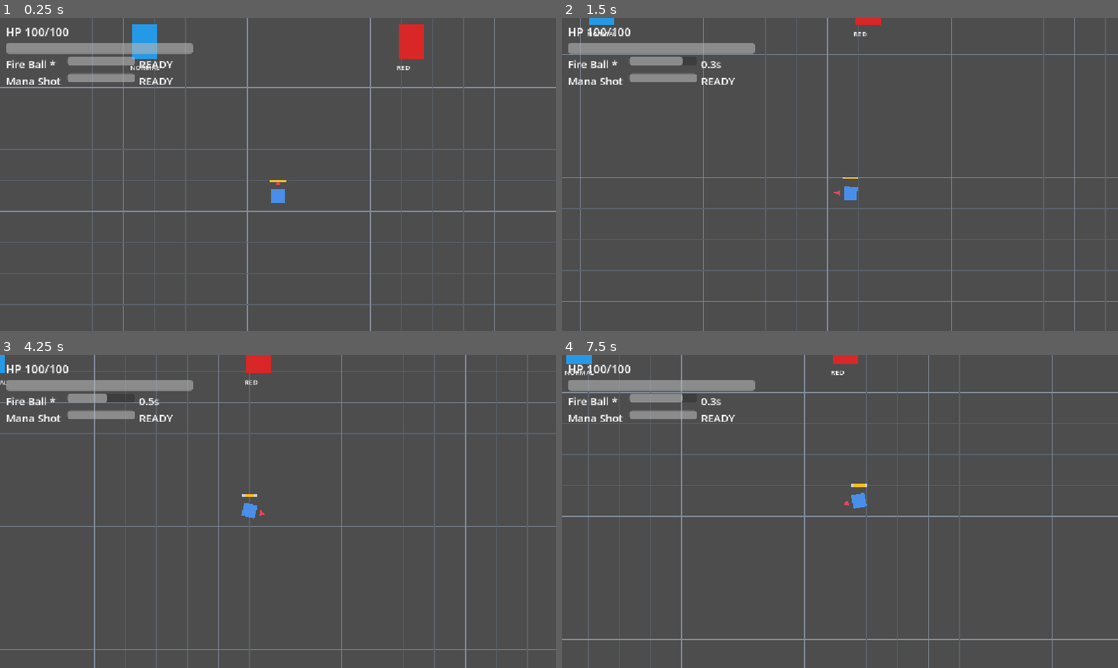
Above: before the commit, frames 1-4 (two rows, left to right).
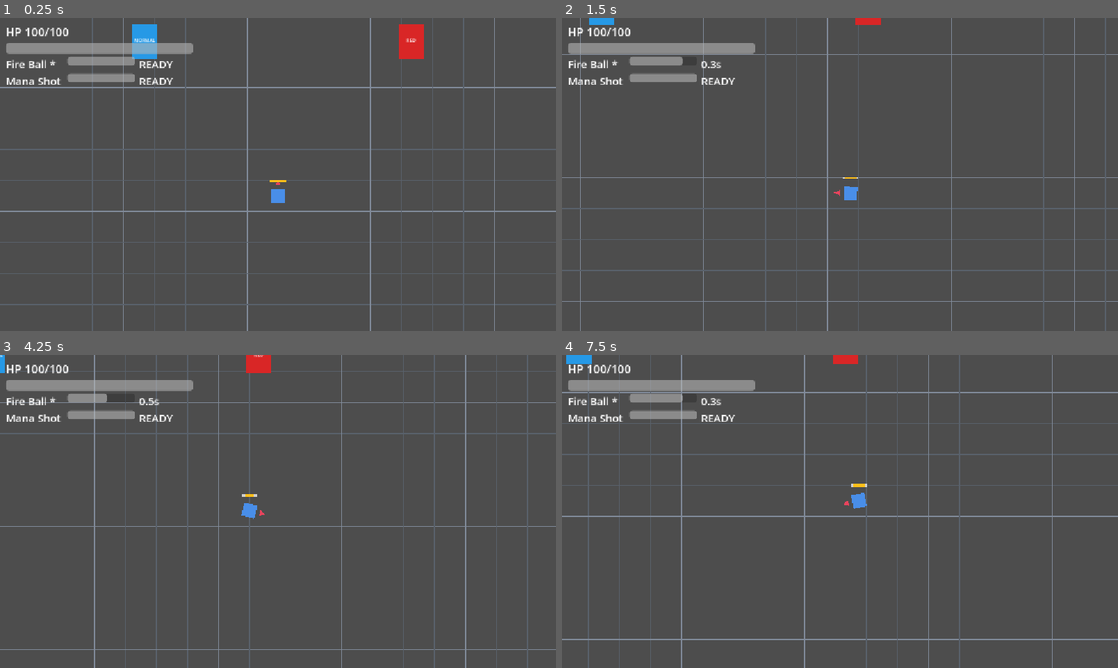
Above: after the commit, the same moments.

Repository: BestestGameStudio/gangU
Game: Godot game, scene res://scenes/main.tscn
Same seed, same stepped clock (60 frames per second), same inputs: the game is played once before the commit and once after it.
Inputs (mouse positions are in pixels of both pictures, inside the frame that each line leads up to):
- Up to frame 1 (0.25 s): no input
- Up to frame 2 (1.5 s): move the mouse to (962, 158) at 0.52 s; hold D (move_right) 0.53-1.28 s; hold Space (cast) 0.53-1.28 s; move the mouse to (728, 190) at 1.27 s; hold S (move_down) from 1.28 s (still down); tap Space (cast) at 1.35 s
- Up to frame 3 (4.25 s): move the mouse to (333, 442) at 2.02 s; release S (move_down) at 2.03 s; hold D (move_right) 2.03-2.78 s; hold Space (cast) 2.03-2.78 s; move the mouse to (250, 574) at 2.77 s; hold W (move_up) 2.78-3.53 s; tap Space (cast) at 2.85 s; move the mouse to (444, 558) at 3.52 s; hold A (move_left) from 3.53 s (still down); hold Space (cast) from 3.53 s (still down)
- Up to frame 4 (7.5 s): move the mouse to (673, 464) at 4.27 s; release Space (cast) at 4.28 s; tap Space (cast) at 4.35, 5.85, 7.35 s; move the mouse to (867, 511) at 5.02 s; release A (move_left) at 5.03 s; hold S (move_down) 5.03-5.78 s; hold Space (cast) 5.03-5.78 s; move the mouse to (756, 433) at 5.77 s; hold D (move_right) 5.78-6.53 s; move the mouse to (962, 495) at 6.52 s; hold W (move_up) 6.53-7.28 s; hold Space (cast) 6.53-7.28 s; move the mouse to (728, 527) at 7.27 s; hold D (move_right) from 7.28 s (still down)

The runs differ from the first frame. In frame 1, 0.1% of the frame differs, in the area x 23-75%, y 6-17%; in frame 2, less than 0.1%; in frame 3, less than 0.1%; in frame 4, less than 0.1%.

Commit message:
#41: gate type label inside gate rect (font 10, centered)

Diff:
--- a/scenes/gate.tscn
+++ b/scenes/gate.tscn
@@ -15,9 +15,12 @@
 offset_bottom = 36.0
 
 [node name="TypeLabel" type="Label" parent="."]
-offset_left = -30.0
-offset_top = 44.0
-theme_override_font_sizes/font_size = 14
+offset_left = -26.0
+offset_top = -10.0
+offset_right = 26.0
+offset_bottom = 8.0
+theme_override_font_sizes/font_size = 10
+horizontal_alignment = 1
 
 [node name="CollisionShape2D" type="CollisionShape2D" parent="."]
 shape = SubResource("1")
